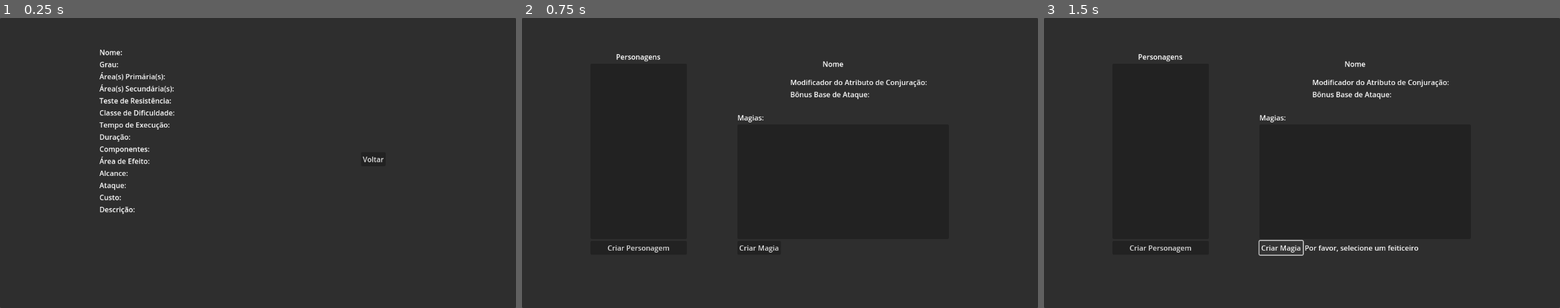
Above: before the commit, frames 1-3 (left to right).
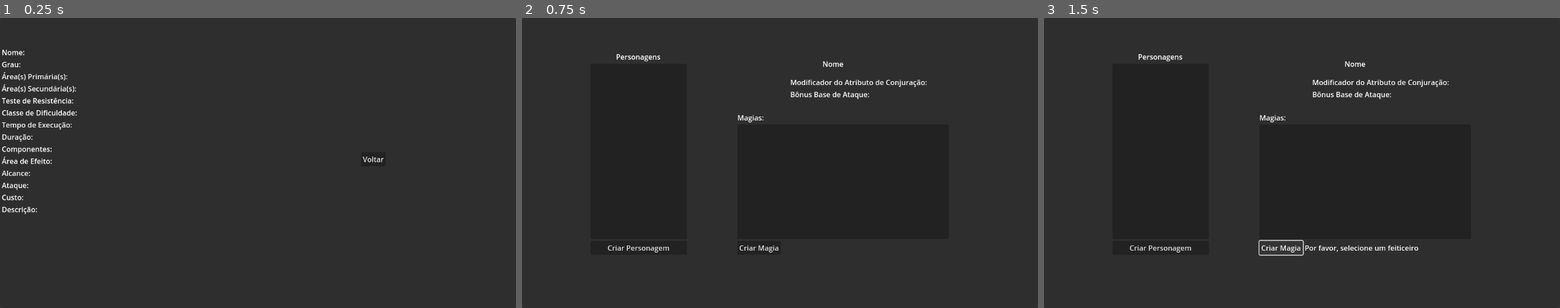
Above: after the commit, the same moments.

Repository: GuiSantosHashDaSilva/ArquivosDeMagnavia
Game: Godot game, scene res://Cenas/detalhes_magia.tscn
The game is run twice, just before and just after one commit, with the same random seed, the same clock (stepped at 60 frames per second) and the same inputs. The project has no main scene, so this scene is started directly.
Inputs:
- Up to frame 1 (0.25 s): no input
- Up to frame 2 (0.75 s): click "Voltar" at 0.5 s
- Up to frame 3 (1.5 s): click "Criar Magia" at 1.25 s

The runs differ from the first frame. In frame 1, 2.6% of the frame differs, in the area x 0-34%, y 10-68%; in frame 2, nothing differs; in frame 3, nothing differs.
Error in both runs: Invalid access to property or key 'nome' on a base object of type 'Nil'. (res://Scripts/detalhes_magia.gd:22)

Commit message:
Organização e refatoração
Coloquei os scripts de feitiço e feiticeiro na pasta certa, e permiti que seja possível remover componente da lista de componentes.

Diff:
--- a/Cenas/criacao_magia.tscn
+++ b/Cenas/criacao_magia.tscn
@@ -340,6 +340,7 @@
 custom_minimum_size = Vector2(182, 38)
 layout_mode = 2
 size_flags_horizontal = 10
+allow_reselect = true
 item_count = 2
 popup/item_0/text = "Vocal"
 popup/item_0/icon = ExtResource("23_xhrm1")
--- a/Cenas/detalhes_magia.tscn
+++ b/Cenas/detalhes_magia.tscn
@@ -36,9 +36,9 @@
 [node name="VBoxLabelsDesc" type="VBoxContainer" parent="Panel"]
 layout_mode = 1
 anchors_preset = -1
-anchor_left = 0.193042
+anchor_left = 0.00380558
 anchor_top = 0.100309
-anchor_right = 0.747042
+anchor_right = 0.557806
 anchor_bottom = 0.879778
 offset_left = -0.384033
 offset_right = 0.407959
--- a/Scripts/criacao_magia.gd
+++ b/Scripts/criacao_magia.gd
@@ -170,7 +170,10 @@
 		_:
 			print("Índice inválido");
 			return
-	listaComponentes.append(componente);
+	if not listaComponentes.has(componente):
+		listaComponentes.append(componente);
+	else:
+		listaComponentes.erase(componente);
 	labelComponentes.text = "Componentes: " + ", ".join(listaComponentes);
 
 func _on_option_formato_item_selected(index:int) -> void:
Renamed: Feitico.gd -> Scripts/Feitico.gd
Renamed: Personagem.gd -> Scripts/Personagem.gd
